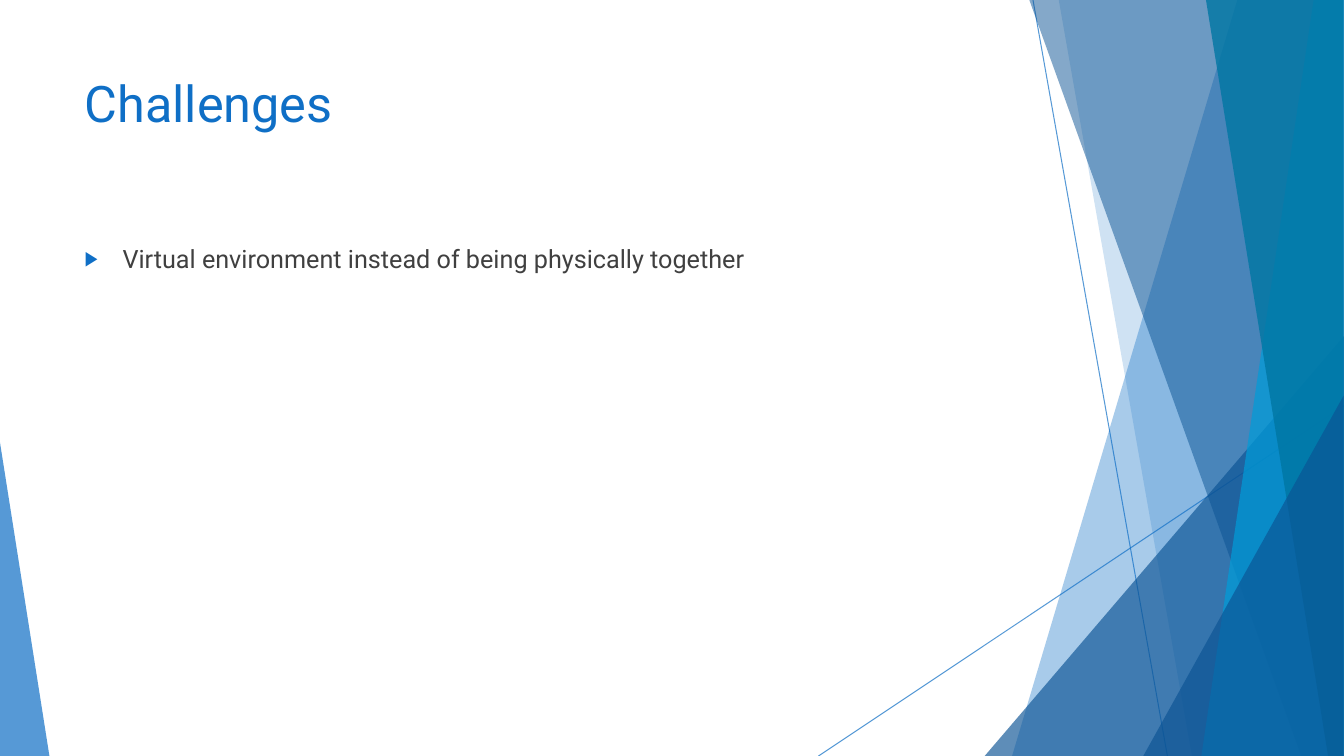
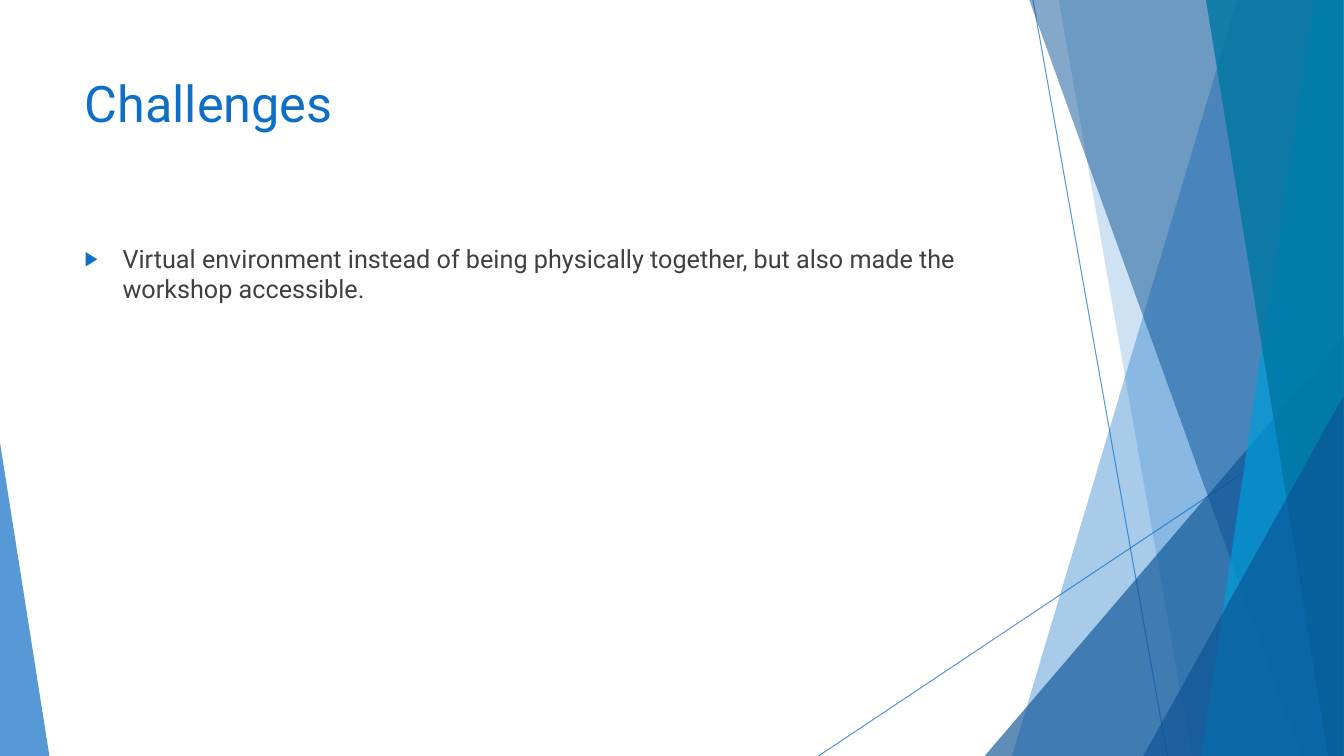
Before and after one commit to TESA-workshops/sim-make-a-world, a slide deck: slide 7 of TESA_Simulation_Workshop_2021_Breakout_Report_Make_a_World.pptx. Drawn at 1344x756 pixels with LibreOffice and Linux fonts; fonts in the diff are those of the drawing. Boxes give left, top, right and bottom in pixels: in the first picture for what was removed or moved away, otherwise in the second. Text is boxed around its words. In the diff, an @@ line names an element or a change of style, - is before the commit and + after.

```diff
--- a/TESA_Simulation_Workshop_2021_Breakout_Report_Make_a_World.pptx
+++ b/TESA_Simulation_Workshop_2021_Breakout_Report_Make_a_World.pptx
@@ text at [123, 249, 954, 303]: text changed @@
-▶ Virtual environment instead of being physically together
+▶ Virtual environment instead of being physically together, but also made the workshop accessible.
```
Also in this commit, not shown: 5 other slides changed.
